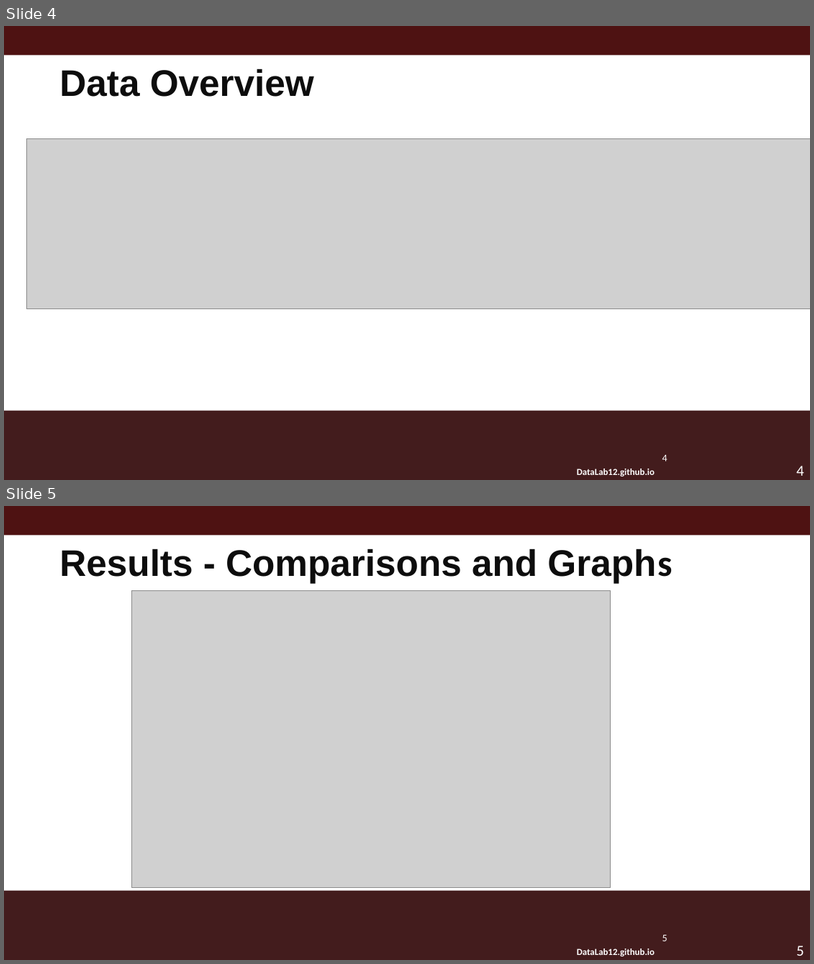
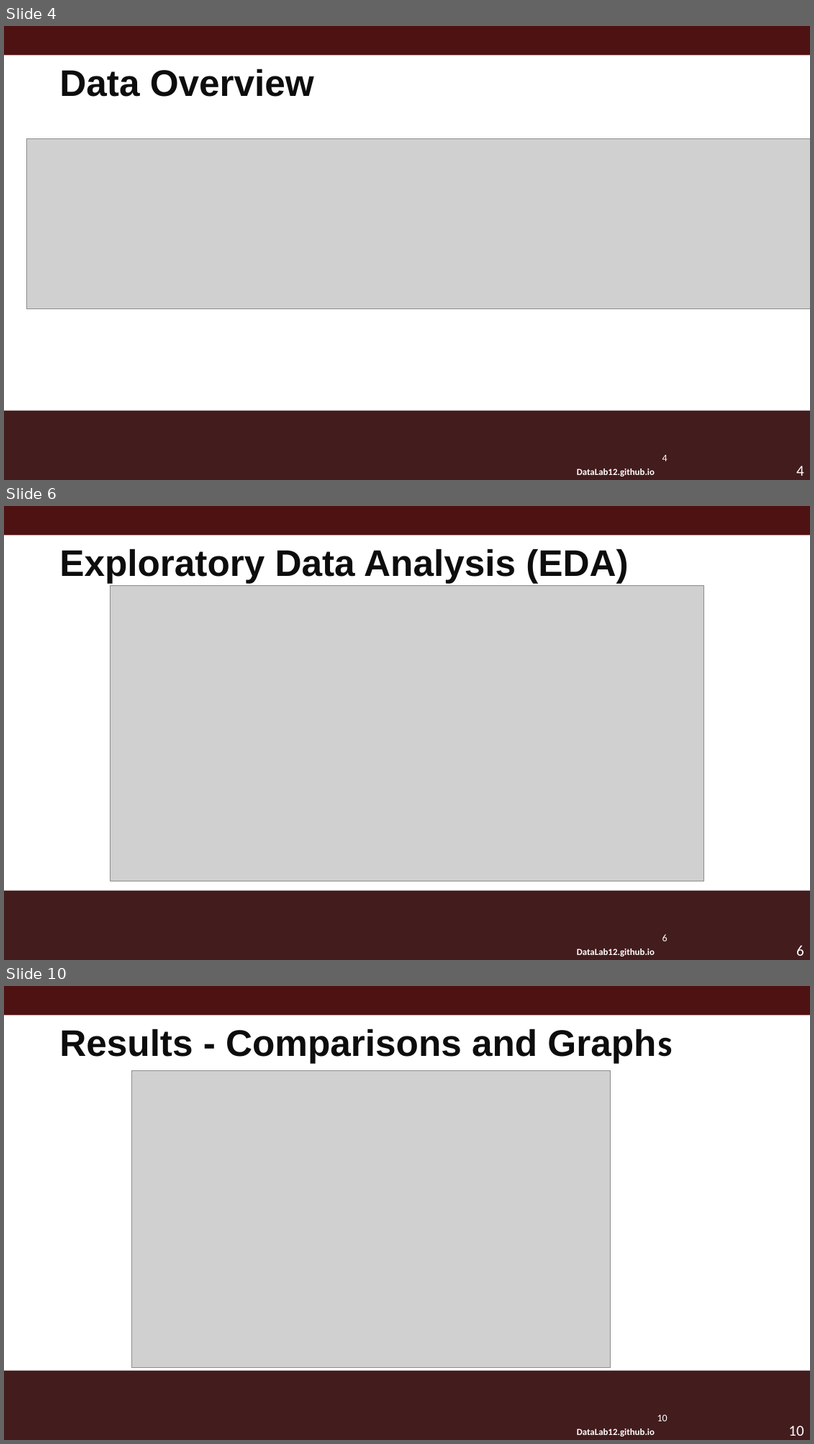
Before and after one commit to zoe-becker/ML-Traffic-Analysis, a slide deck: DataLabMacro.pptm. Shown one above the other, each under a label of ours: slides 4 and 5 before the commit, slides 4, 6 and 10 after it; the slides between them are not shown. The pictures are 814x964 and 814x1444 pixels, drawn with LibreOffice and Linux fonts; fonts in the diff are those of the drawing; grey boxes stand for pictures; background and template pictures are left out. Boxes give left, top, right and bottom in pixels: in the first picture for what was removed or moved away, otherwise in the second. Text is boxed around its words. In the diff, an @@ line names an element or a change of style, - is before the commit and + after.

```diff
--- a/DataLabMacro.pptm
+++ b/DataLabMacro.pptm
@@ slide 6 added at box(4, 506, 810, 960), background #FFFFFF; not listed: 5 template elements that a slide beside it also shows @@
@@ title added at box(59, 548, 628, 584), 44 pt, text #0D0D0D, bold @@
+Exploratory Data Analysis (EDA)
@@ picture added at box(111, 585, 705, 880) @@
@@ what was slide 5 is now slide 10 @@
@@ page number at box(658, 1414, 668, 1421): text changed @@
-5
+10
@@ page number at box(789, 1425, 804, 1435): text changed @@
-5
+10
```
Also in this commit, not shown: 4 other slides added.
